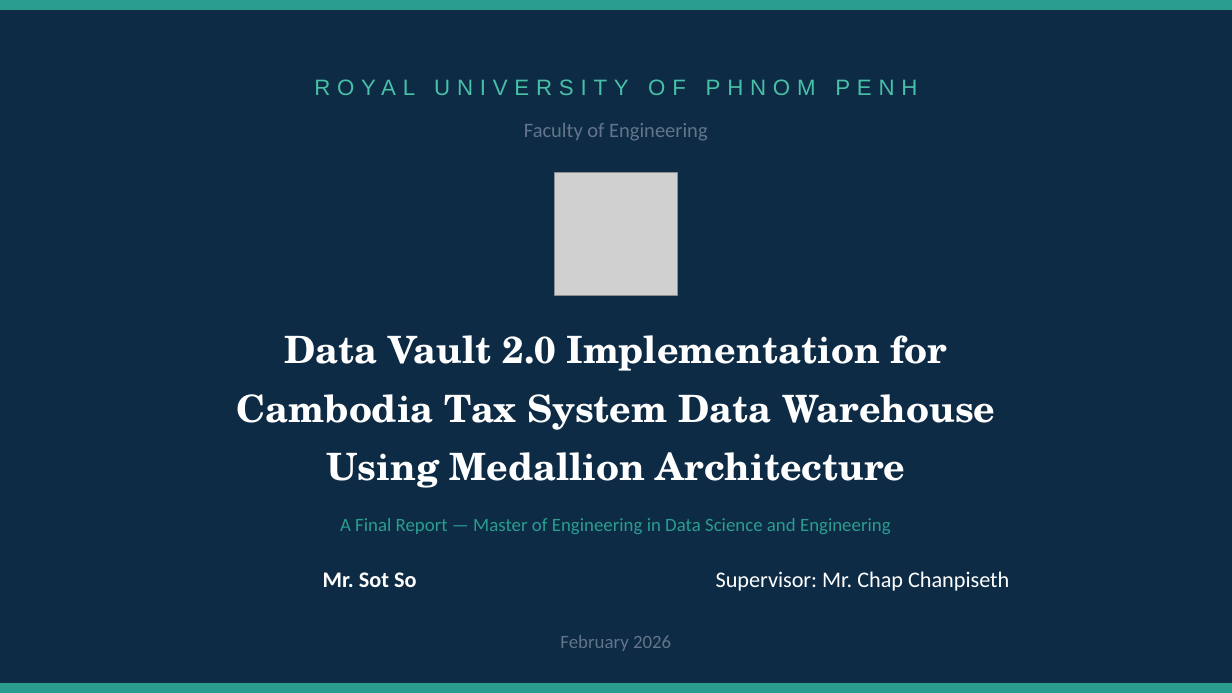
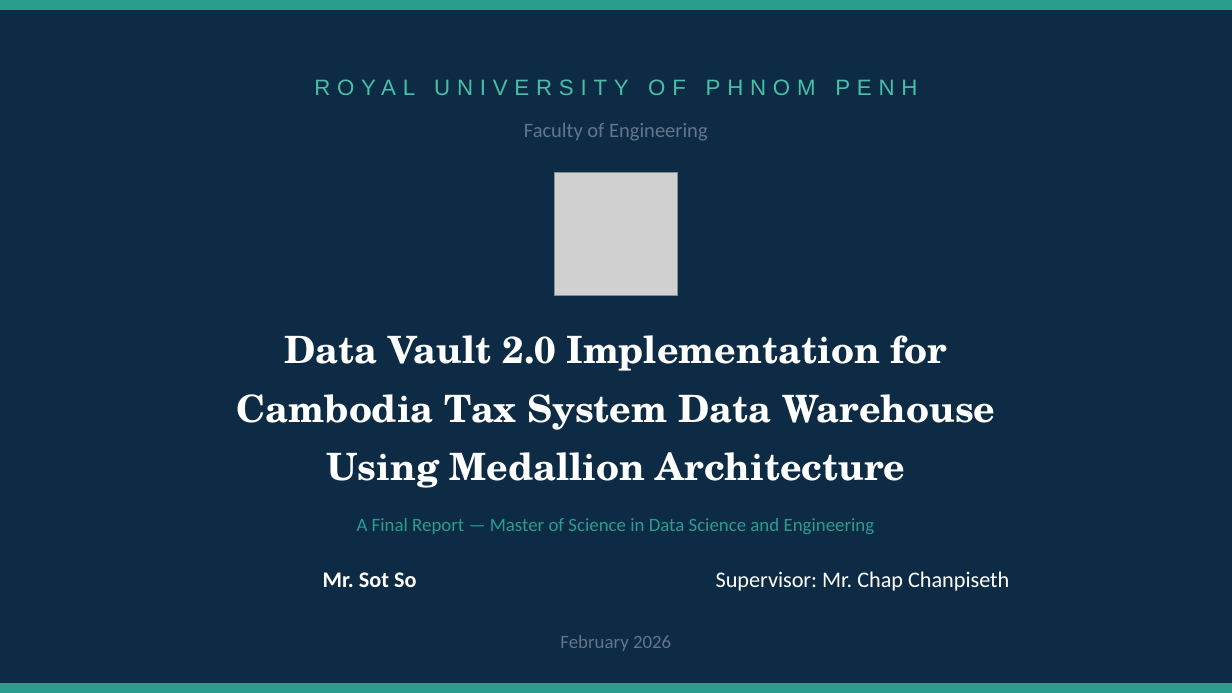
Before and after one commit to mvsotso/dv2-tax-data-warehouse-using-medallion, a slide deck: slide 1 of Documents/Final_Presentation.pptx. Drawn at 1232x693 pixels with LibreOffice and Linux fonts; fonts in the diff are those of the drawing; grey boxes stand for pictures. Boxes give left, top, right and bottom in pixels: in the first picture for what was removed or moved away, otherwise in the second. Text is boxed around its words. In the diff, an @@ line names an element or a change of style, - is before the commit and + after.

Commit message:
Fix degree name to Master of Science; align README with actual repo structure

```diff
--- a/Documents/Final_Presentation.pptx
+++ b/Documents/Final_Presentation.pptx
@@ text at [357,518,875,534]: text changed @@
-A Final Report — Master of Engineering in Data Science and Engineering
+A Final Report — Master of Science in Data Science and Engineering
```
Also in this commit, not shown: 3 other files.
